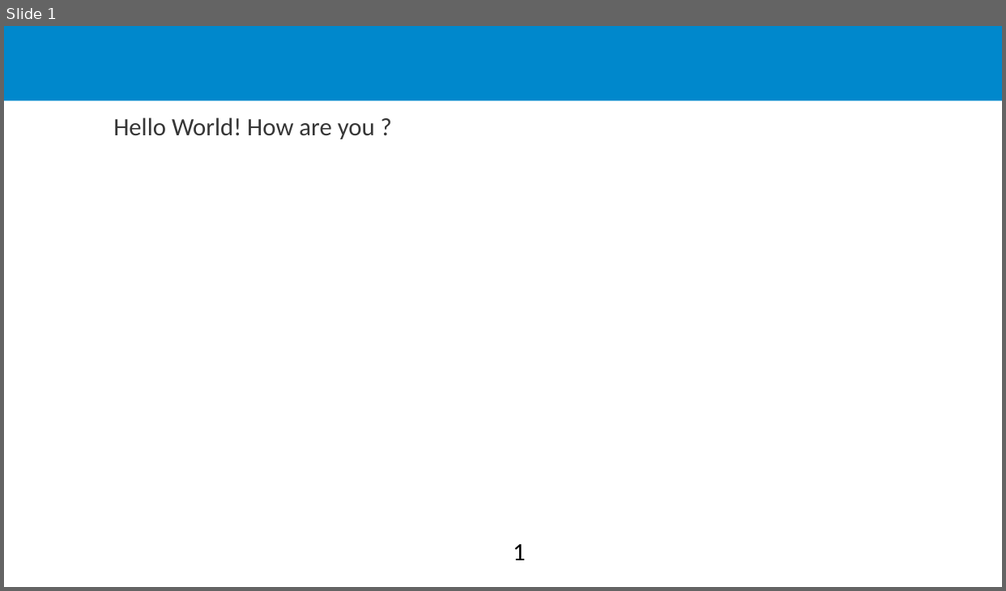
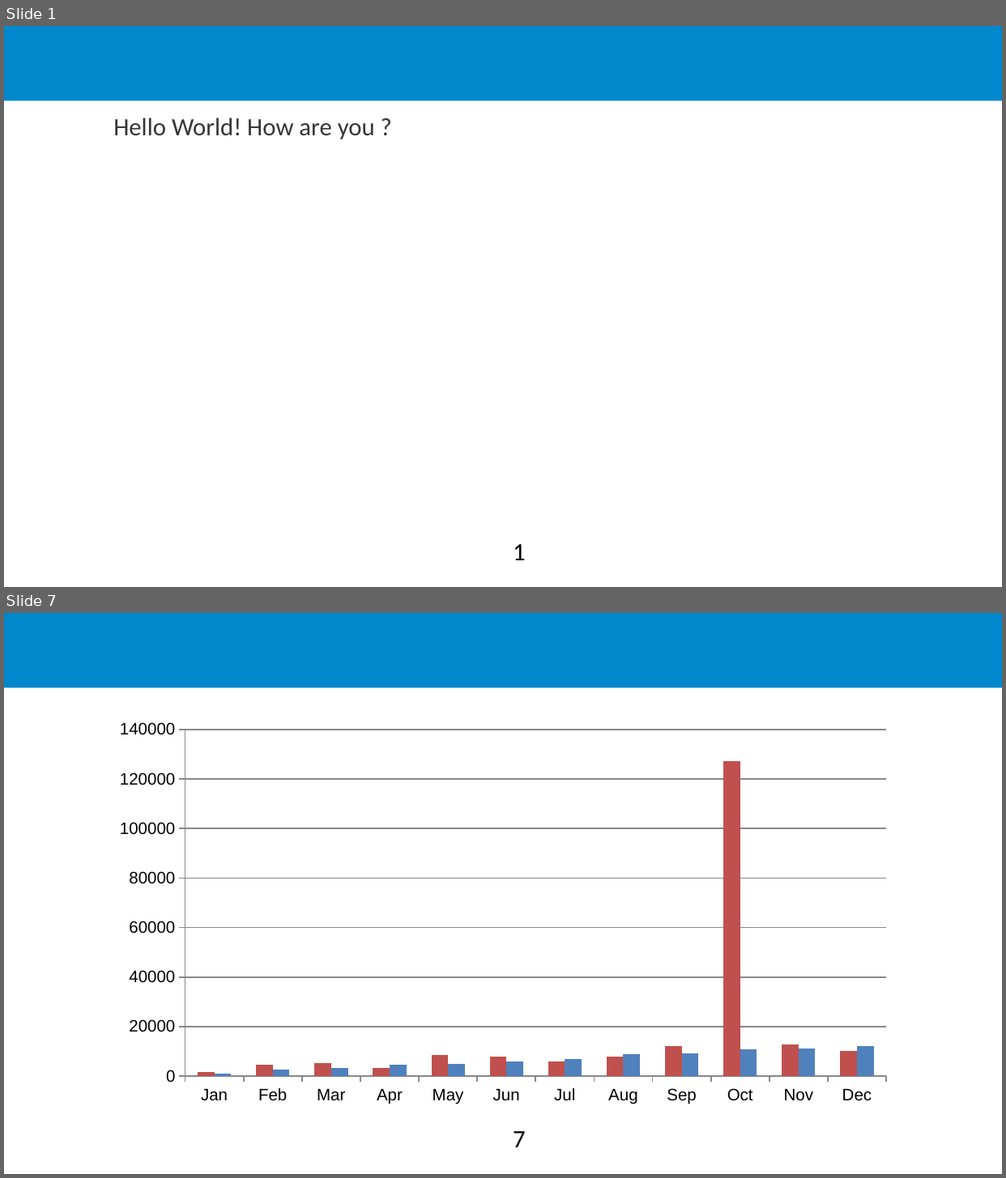
Before and after one commit to Xebec19/super-fortnight, a slide deck: Presentation.pptx. Shown one above the other, each under a label of ours: slide 1 before the commit, slides 1 and 7 after it; the slides between them are not shown. The pictures are 1006x591 and 1006x1178 pixels, drawn with LibreOffice and Linux fonts; fonts in the diff are those of the drawing; background and template pictures are left out. Boxes give left, top, right and bottom in pixels: in the first picture for what was removed or moved away, otherwise in the second. Text is boxed around its words. In the diff, an @@ line names an element or a change of style, - is before the commit and + after.

```diff
--- a/Presentation.pptx
+++ b/Presentation.pptx
@@ slide 7 added at bbox=[4, 613, 1002, 1174], background #FFFFFF; not listed: 1 template element that a slide beside it also shows @@
@@ column chart added at bbox=[104, 713, 902, 1112] @@
+categories: Jan, Feb, Mar, Apr, May, Jun, Jul, Aug, Sep, Oct, Nov, Dec
+Series 1: 2000, 5000, 5000, 3000, 9000, 8000, 6000, 8000, 12000, 127000, 13000, 10000
+Series 2: 1000, 3000, 3000, 5000, 5000, 6000, 7000, 9000, 9000, 11000, 11000, 12000
@@ page number added at bbox=[513, 1131, 526, 1148], 18 pt, text #000000 @@
+7
```
Also in this commit, not shown: 5 other slides added, 1 slide removed, 3 other files.
